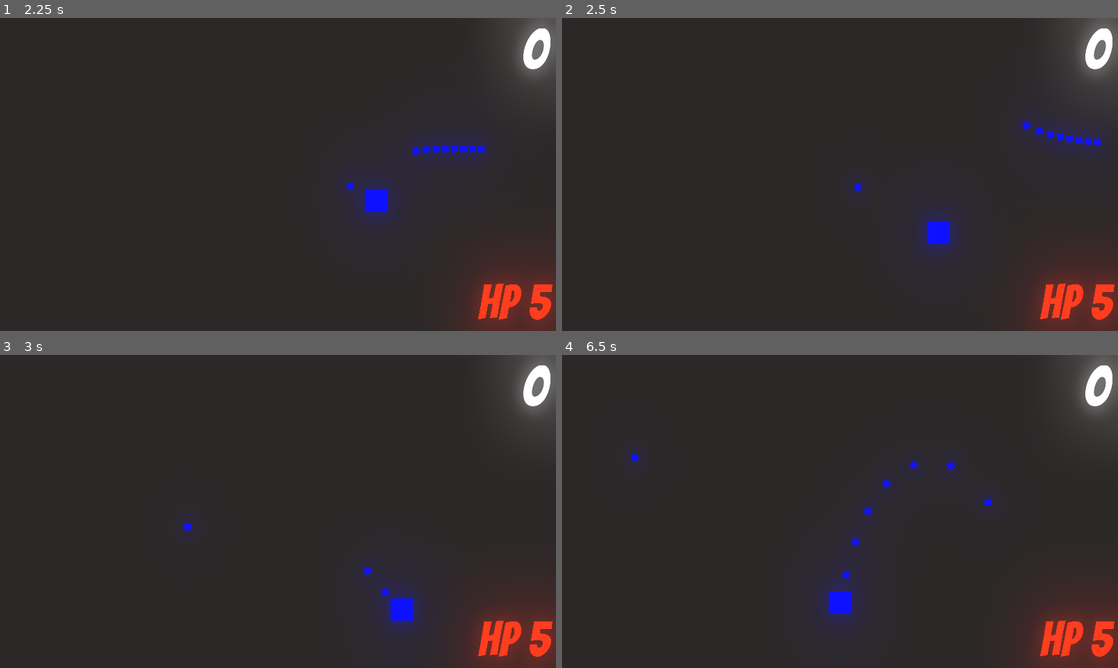
Above: before the commit, frames 1-4 (two rows, left to right).
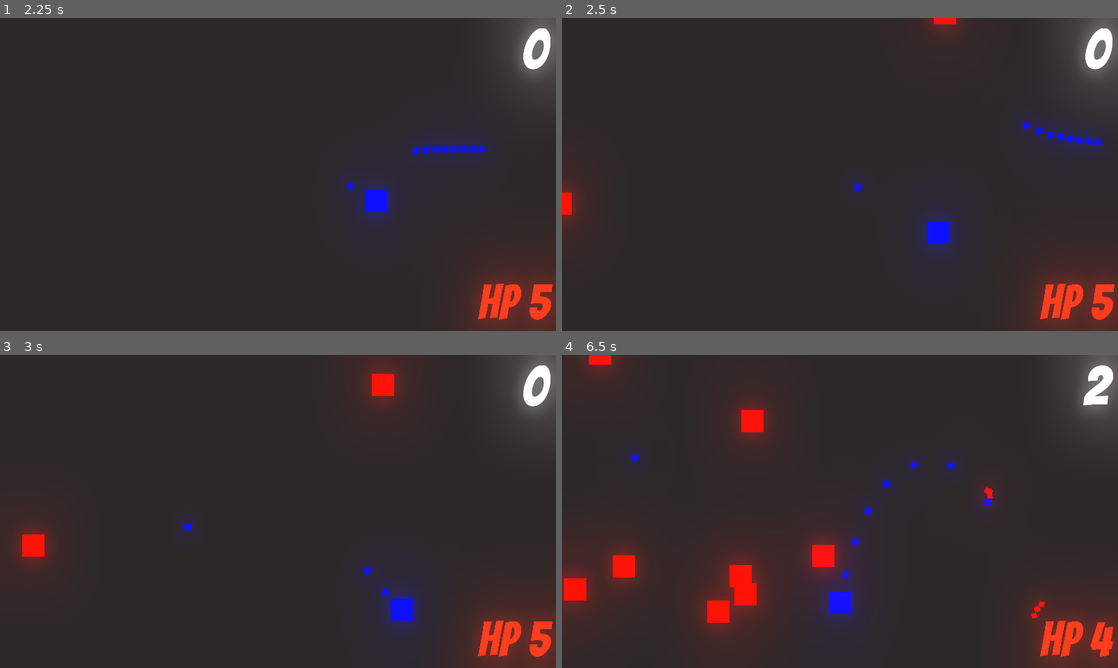
Above: after the commit, the same moments.

Repository: Daniel5772/Programmieren_Note
Game: Godot game, scene res://Screne/Menu.tscn
The game is run twice, just before and just after one commit, with the same random seed, the same clock (stepped at 60 frames per second) and the same inputs.
Inputs (mouse positions are in pixels of both pictures, inside the frame that each line leads up to):
- Up to frame 1 (2.25 s): click "endless" at 0.5 s; tap Enter at 1.25 s; move the mouse to (400, 158) at 1.27 s; press the mouse at (400, 158) at 1.28 s; hold D (move_right) 1.28-2.03 s; move the mouse to (166, 190) at 2.02 s; release the mouse at (166, 190) at 2.03 s; hold S (move_down) from 2.03 s (still down); click (166, 190) at 2.1 s
- Up to frame 2 (2.5 s): keep holding S (move_down)
- Up to frame 3 (3 s): move the mouse to (333, 442) at 2.77 s; release S (move_down) at 2.78 s; press the mouse at (333, 442) at 2.78 s; hold D (move_right) from 2.78 s (still down)
- Up to frame 4 (6.5 s): move the mouse to (812, 574) at 3.52 s; release D (move_right) at 3.53 s; release the mouse at (812, 574) at 3.53 s; hold W (move_up) 3.53-4.28 s; click (812, 574) at 3.6 s; move the mouse to (1006, 558) at 4.27 s; press the mouse at (1006, 558) at 4.28 s; hold A (move_left) 4.28-5.78 s; move the mouse to (673, 464) at 5.02 s; release the mouse at (673, 464) at 5.03 s; click (673, 464) at 5.1 s; move the mouse to (867, 511) at 5.77 s; press the mouse at (867, 511) at 5.78 s; hold S (move_down) from 5.78 s (still down)

Frame 1 is identical in both runs. In frame 2, 0.8% of the frame differs, in the area x 0-73%, y 0-68%; in frame 3, 2.0%; in frame 4, 8.1%, in the area x 0-100%, y 0-97%.

Commit message:
small fixes

Diff:
--- a/Level/Level 1.tscn
+++ b/Level/Level 1.tscn
@@ -33,7 +33,7 @@
 environment = SubResource( 1 )
 
 [node name="Enemy_spawn_timer" type="Timer" parent="."]
-wait_time = 100000.0
+wait_time = 0.5
 autostart = true
 
 [node name="UI" type="Node2D" parent="."]
--- a/PLayer/Player_f.gd
+++ b/PLayer/Player_f.gd
@@ -41,6 +41,7 @@
 
 
 func _on_Hitbox_area_entered(area):
+
 	if area.is_in_group("Enemy"):
 		Global.player_hp -= 1
 
--- a/PLayer/Player_f.tscn
+++ b/PLayer/Player_f.tscn
@@ -19,7 +19,9 @@
 wait_time = 0.1
 one_shot = true
 
-[node name="Hitbox" type="Area2D" parent="."]
+[node name="Hitbox" type="Area2D" parent="." groups=[
+"hitbox_player",
+]]
 
 [node name="CollisionShape2D" type="CollisionShape2D" parent="Hitbox"]
 visible = false
--- a/PLayer/enemy.gd
+++ b/PLayer/enemy.gd
@@ -43,6 +43,9 @@
 		$Stun_timer.start()
 		area.get_parent().queue_free()
 
+	if area.is_in_group("hitbox_player"):
+		enemy_hp = 0
+
 
 
 func _on_Stun_timer_timeout():
